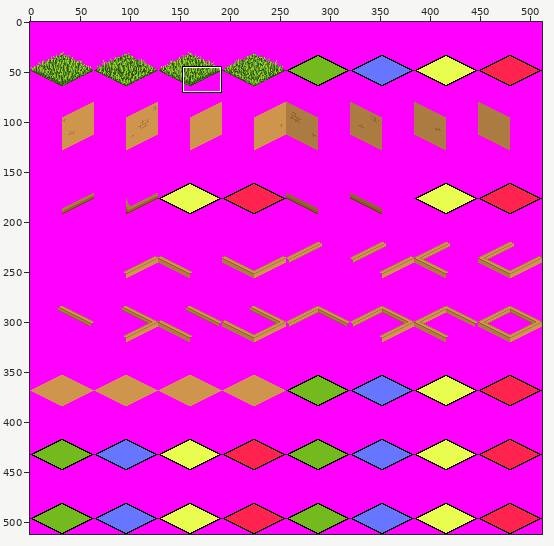
Edited in one commit: sprite sheet (AccidentallyLasers/AccidentallyLasersContent/Images/TileSets/IsometricTileSheet.png). Above, an overview of the earlier version with the close-up marked.
Close-up. Before:
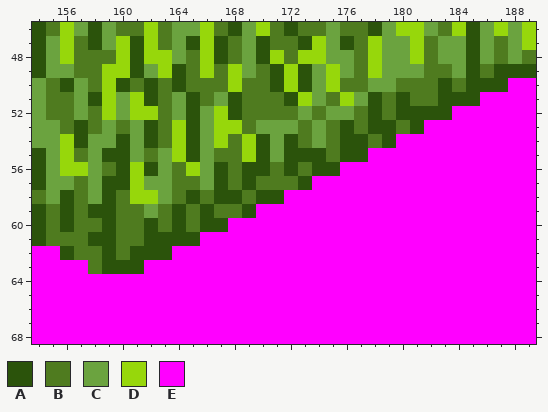
The file is 512x512 pixels. Shown: x 154..189, y 46..68. The commit also changed other parts of the picture, which this record leaves out.
Palette (. is transparent): A #2b530b  B #4f7b1f  C #6ba33f  D #97d70b  E #ff00ff
Pixels before, first column x 154:
46 ABDCACBBDBCCDBACDBABBCBBACDDCBDACDCD
47 ACDBACDADBCADABCABBADCABDCCDBCCACBCD
48 ACDBBBDADDCBDABCADBDDCCBDCCDBCCACBCB
49 ACCBBDDACDABDBDCBADACDCBDCCCBBCABAAA
50 CBACBDABABABBBDBBADACDBBCCBBBABAAAEE
51 CBBCADCDABCABCABBBADCBDCABABBAAAEEEE
52 CBBCBDCDDBCACDABBBBCBCCBABAAAAEEEEEE
53 CCBABCBCABDACDDBCCCBCBABAABAEEEEEEEE
54 CCDACCACABDACDBDACABCBAABAEEEEEEEEEE
55 ACDBCAACBCDACBBDACAAABAAEEEEEEEEEEEE
56 ACDDCBADACBDCABAABABAAEEEEEEEEEEEEEE
57 ACCBCAADCCBBCABABBBAEEEEEEEEEEEEEEEE
58 BCABCABDDCBABAABAAEEEEEEEEEEEEEEEEEE
59 ABABAABBCBABABBAEEEEEEEEEEEEEEEEEEEE
60 ABABBABBABABAAEEEEEEEEEEEEEEEEEEEEEE
61 ABBBAABBAAAAEEEEEEEEEEEEEEEEEEEEEEEE
62 EEABBABAAAEEEEEEEEEEEEEEEEEEEEEEEEEE
63 EEEEBAAAEEEEEEEEEEEEEEEEEEEEEEEEEEEE
64 EEEEEEEEEEEEEEEEEEEEEEEEEEEEEEEEEEEE
65 EEEEEEEEEEEEEEEEEEEEEEEEEEEEEEEEEEEE
66 EEEEEEEEEEEEEEEEEEEEEEEEEEEEEEEEEEEE
67 EEEEEEEEEEEEEEEEEEEEEEEEEEEEEEEEEEEE
68 EEEEEEEEEEEEEEEEEEEEEEEEEEEEEEEEEEEE
After the commit:
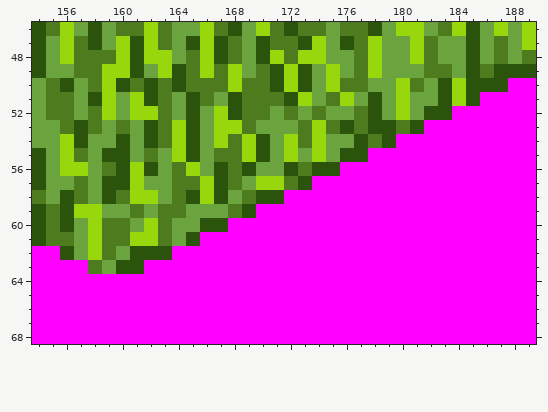
From old to new:
Changed rows in their new state; - is an unchanged pixel.
first column x 157:
50 -----------------------D-C-D
51 ----------------------CDCC-D
52 --------------C-------CDC---
53 -----------------D----------
54 ---------------D-DCC--------
55 ---------------DCDC---------
56 -------------CC-------------
57 ---------D--CDD-------------
58 ---------D-C----------------
59 DDCC---BCCC-----------------
60 CDB-CD-CC-------------------
61 CDB-DDBC--------------------
62 CDBC------------------------
63 --C-------------------------
Boxes around the changes in both close-ups, in picture pixels (x1, y1, x2, y2):
changed: (74, 78, 466, 274)
